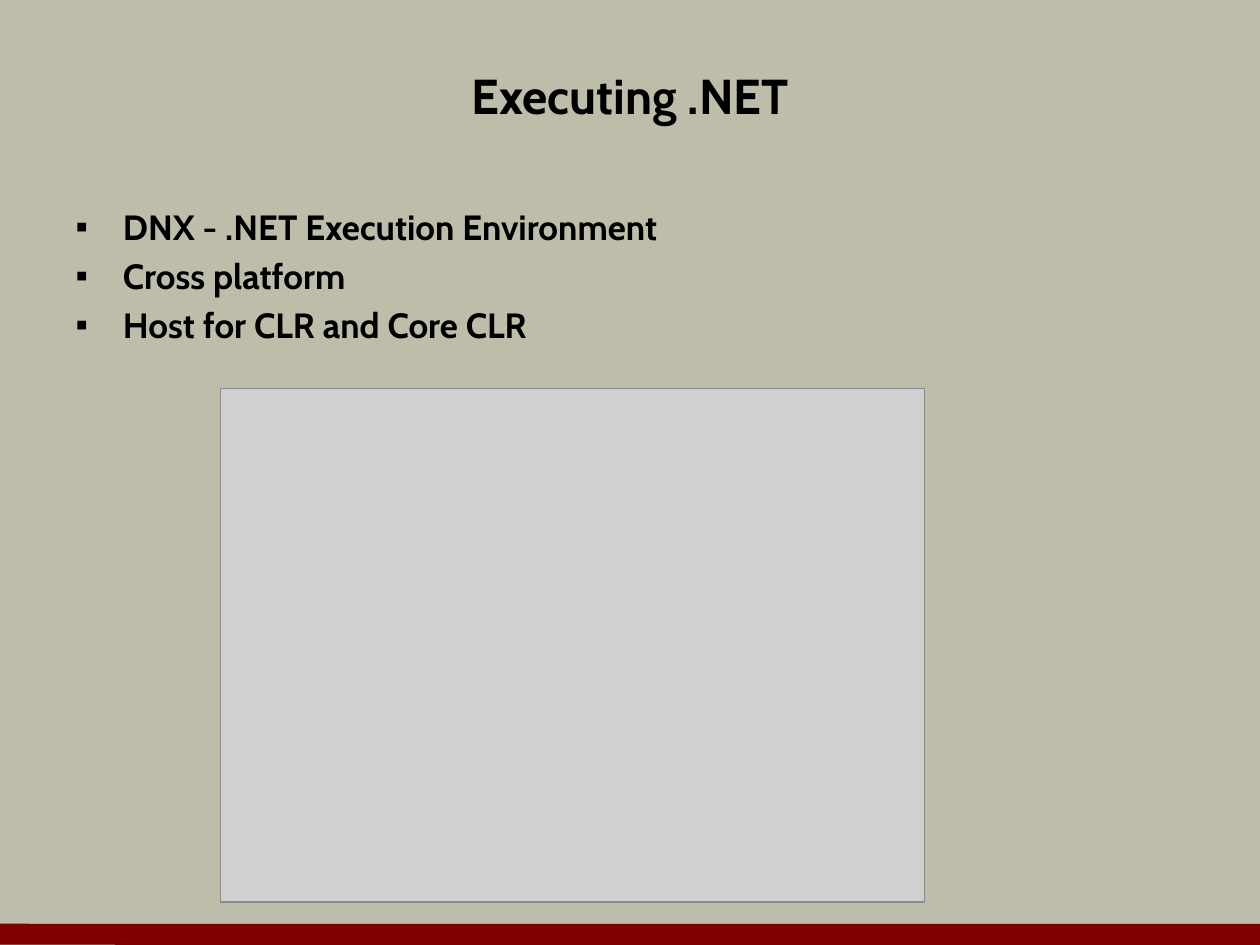
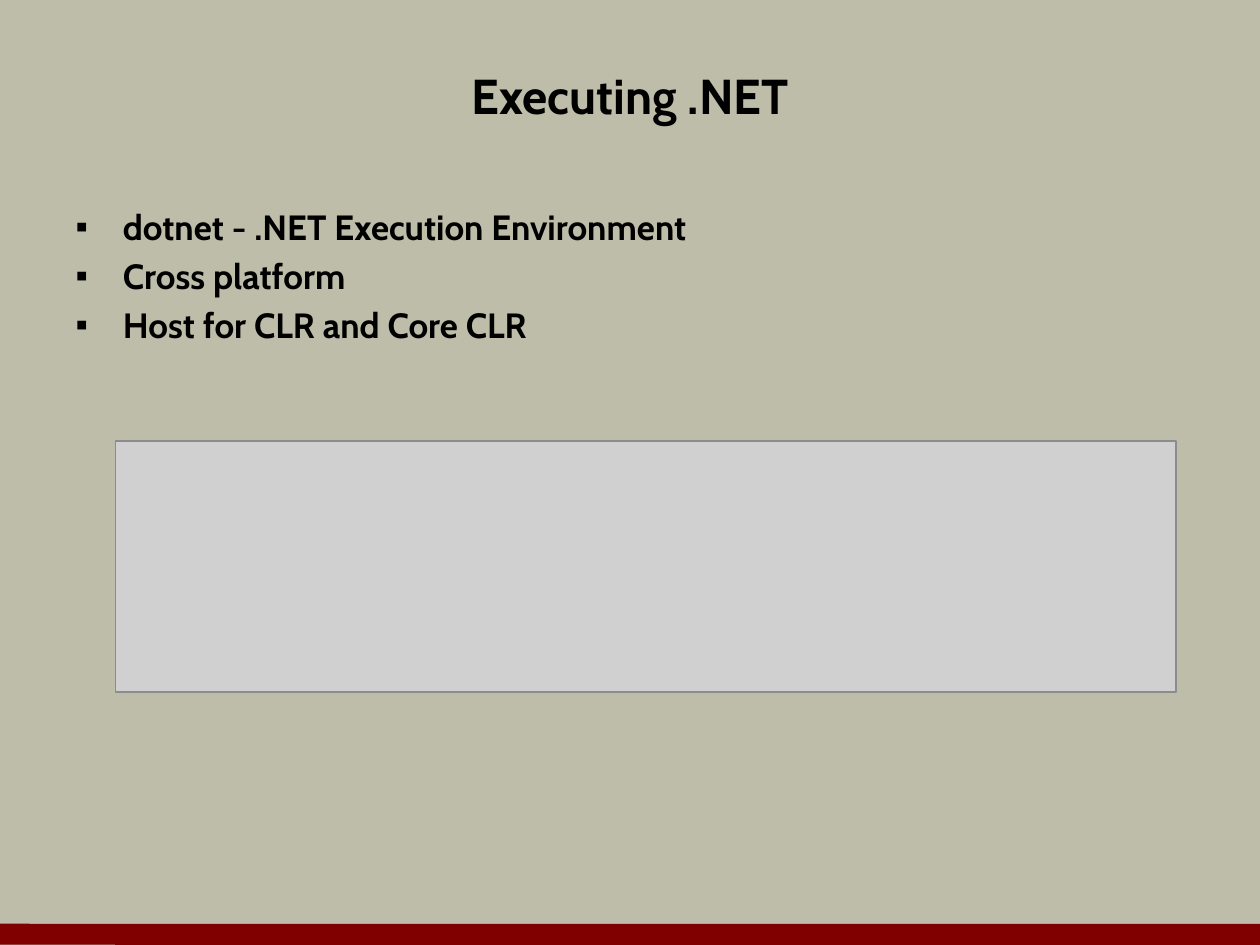
Before and after one commit to OdeToCode/classes, a slide deck: slide 13 of aspnet5/slides/01_Overview.pptx (slide 15 before the commit). Drawn at 1260x945 pixels with LibreOffice and Linux fonts; fonts in the diff are those of the drawing; grey boxes stand for pictures; background and template pictures are left out. Boxes give left, top, right and bottom in pixels: in the first picture for what was removed or moved away, otherwise in the second. Text is boxed around its words. In the diff, an @@ line names an element or a change of style, - is before the commit and + after.

```diff
--- a/aspnet5/slides/01_Overview.pptx
+++ b/aspnet5/slides/01_Overview.pptx
@@ text at box(123, 213, 686, 241): text changed @@
-▪ DNX - .NET Execution Environment
+▪ dotnet - .NET Execution Environment
@@ picture: place and size @@
-picture at box(220, 388, 925, 902)
+picture at box(116, 441, 1177, 692)
```
Also in this commit, not shown: 7 other slides changed, 4 slides removed, 2 other files.
